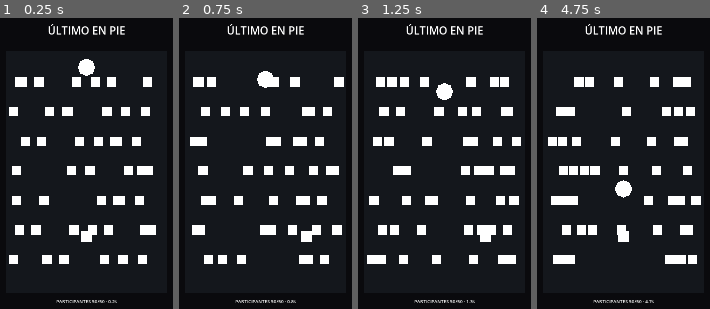
Above: before the commit, frames 1-4 (left to right).
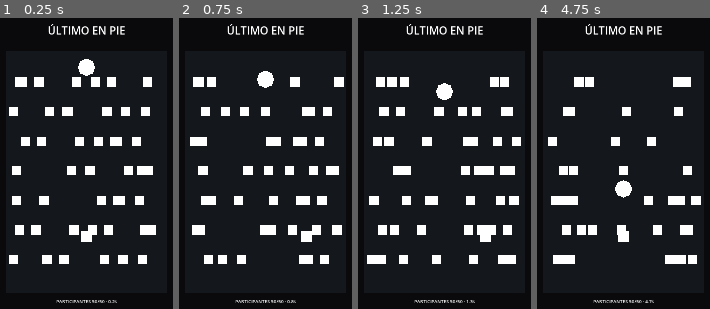
Above: after the commit, the same moments.

Repository: Baltas80/ULTIMO-EN-PIE
Game: Godot game, scene res://scenes/main.tscn
Same seed, same stepped clock (60 frames per second), same inputs: the game is played once before the commit and once after it.
Inputs (mouse positions are in pixels of both pictures, inside the frame that each line leads up to):
- Up to frame 1 (0.25 s): no input
- Up to frame 2 (0.75 s): move the mouse to (307, 151) at 0.52 s; click (307, 151) at 0.67 s
- Up to frame 3 (1.25 s): no input
- Up to frame 4 (4.75 s): drag from (587, 186) to (623, 90) at 1.27 s; move the mouse to (642, 96) at 2.02 s; click (642, 96) at 2.17 s; drag from (614, 236) to (568, 119) at 2.77 s; move the mouse to (678, 218) at 3.52 s; click (678, 218) at 3.67 s; drag from (568, 119) to (623, 175) at 4.27 s

Frame 1 is identical in both runs. In frame 2, 0.1% of the frame differs, in the area x 52-58%, y 20-24%; in frame 3, 0.4%; in frame 4, 1.9%, in the area x 10-92%, y 20-54%.
Error before the commit: Invalid call to function 'register_elimination' in base 'Node2D (main.gd)'. Expected 0 argument(s). (res://scripts/hazard.gd:31)
Error after the commit: Trying to assign an array of type "Array" to a variable of type "Array[Node]". (res://scripts/main.gd:64)

Commit message:
gameplay: track player placement from elimination order

Diff:
--- a/scripts/main.gd
+++ b/scripts/main.gd
@@ -16,6 +16,7 @@
 var match_time := 0.0
 var finish_position := 0
 var elimination_count := 0
+var player_eliminated := false
 
 func _ready() -> void:
 	_spawn_player()
@@ -44,7 +45,6 @@
 	for index in range(count):
 		var bot := BOT_SCENE.instantiate()
 		var lane := index % BOT_LANE_COUNT
-		var row := index / BOT_LANE_COUNT
 		var lane_y := ARENA_TOP + 80.0 + float(lane) * 115.0
 		var phase := fmod(float(index) * 0.37, 2.0)
 		var spawn_x := ARENA_LEFT + fmod(float(index) * 113.0, ARENA_RIGHT - ARENA_LEFT)
@@ -68,12 +68,27 @@
 	if status:
 		status.text = "PARTICIPANTES %02d/%02d · %.1fs" % [participants.size(), TOTAL_PARTICIPANTS, match_time]
 
-func register_elimination() -> void:
+func register_elimination(body: Node) -> void:
+	if not match_active:
+		return
 	elimination_count += 1
+	if body == _get_player_reference():
+		player_eliminated = true
+		finish_position = TOTAL_PARTICIPANTS - elimination_count + 1
+
+func _get_player_reference() -> Node:
+	for child in get_children():
+		if child.scene_file_path == PLAYER_SCENE.resource_path:
+			return child
+	return null
 
 func _end_match() -> void:
 	match_active = false
-	finish_position = 1 if participants.size() == 1 else 0
+	if participants.size() == 1:
+		finish_position = 1
 	var status := get_node_or_null("Status")
 	if status:
-		status.text = "PARTIDA TERMINADA · POSICIÓN %d · %.1fs" % [finish_position, match_time]
+		if player_eliminated:
+			status.text = "ELIMINADO · POSICIÓN %d · %.1fs" % [finish_position, match_time]
+		else:
+			status.text = "PARTIDA TERMINADA · POSICIÓN %d · %.1fs" % [finish_position, match_time]
